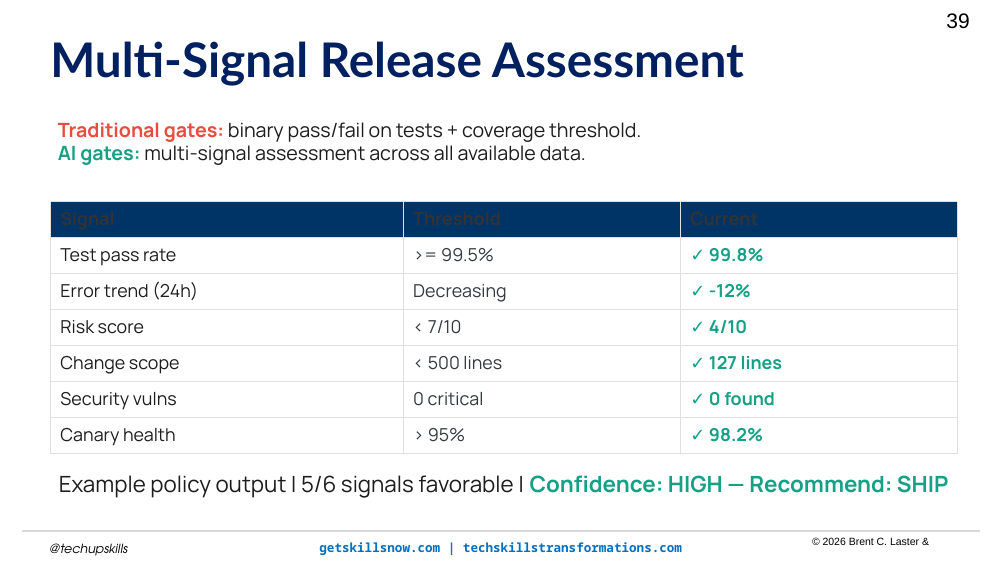
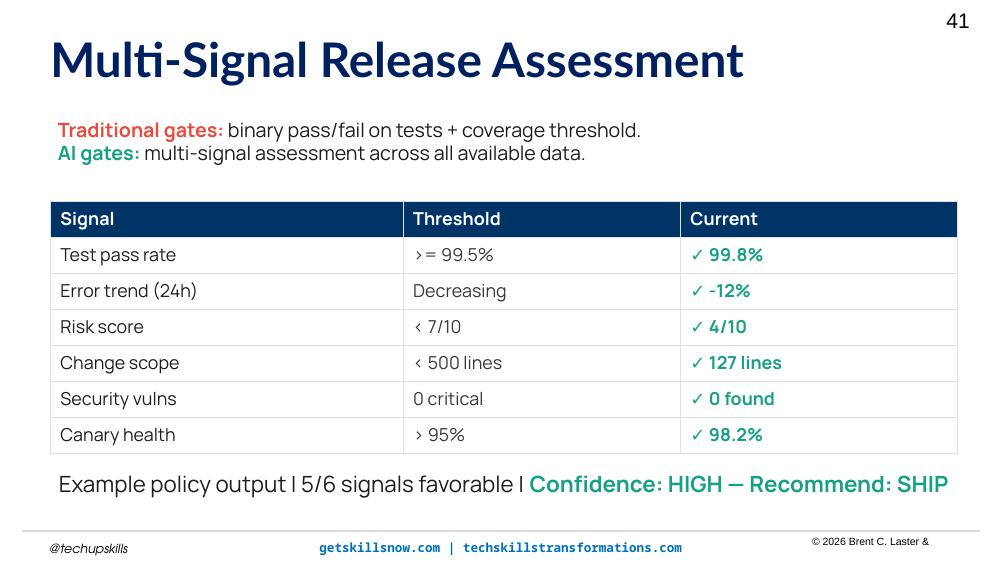
Before and after one commit to brentlaster/arc-of-ai-talks, a slide deck: slide 41 of cai/cicd-cai.pptm (slide 39 before the commit). Drawn at 1008x567 pixels with LibreOffice and Linux fonts; fonts in the diff are those of the drawing; background and template pictures are left out. Boxes give left, top, right and bottom in pixels: in the first picture for what was removed or moved away, otherwise in the second. Text is boxed around its words. In the diff, an @@ line names an element or a change of style, - is before the commit and + after.

```diff
--- a/cai/cicd-cai.pptm
+++ b/cai/cicd-cai.pptm
@@ page number at (x1=946, y1=13, x2=969, y2=28): text changed @@
-39
+41
@@ table at (x1=51, y1=202, x2=959, y2=454) @@
@@ text colour #333333 to #FFFFFF in "Signal", "Threshold", "Current" @@
```
Also in this commit, not shown: 4 other slides changed, 4 slides added, 3 slides removed, 1 other file.
